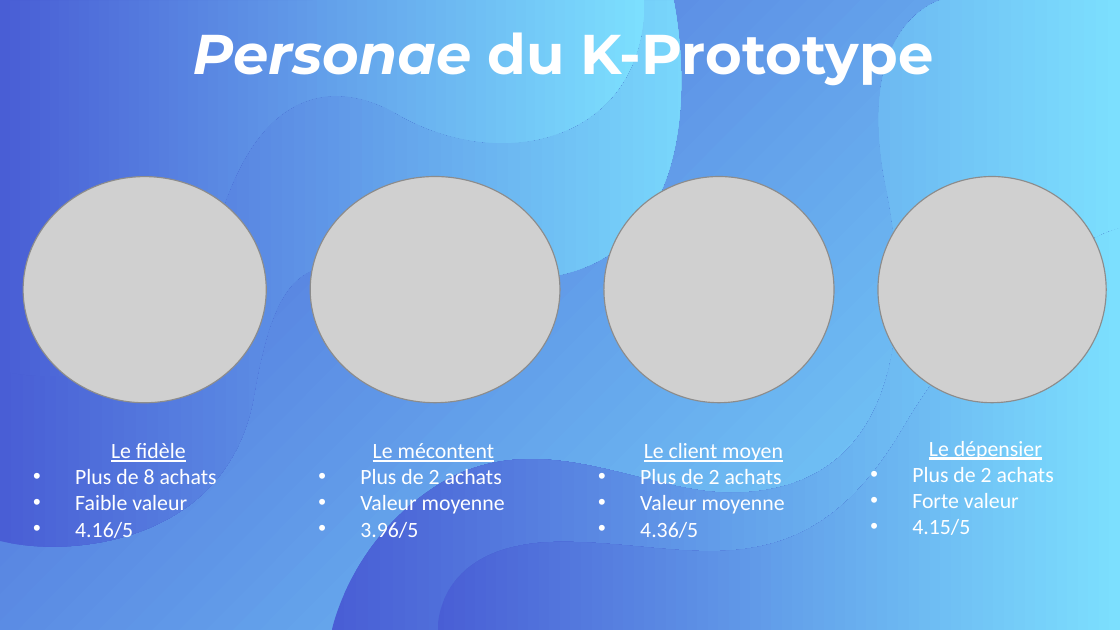
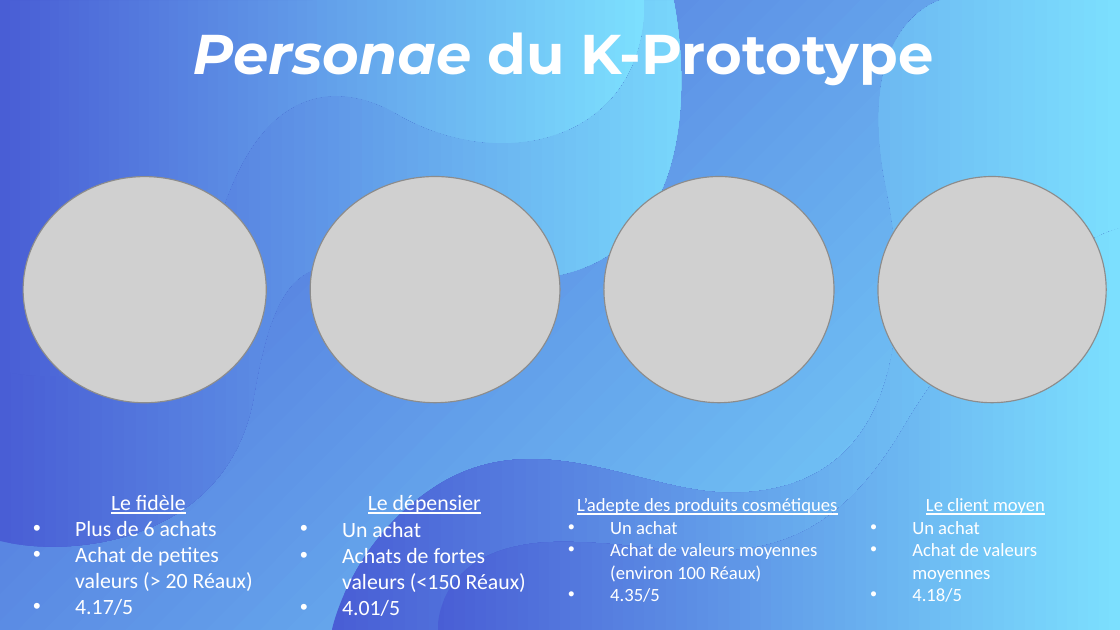
Before and after one commit to Sylvariane/segmentez_les_clients, a slide deck: slide 22 of POlist_03_presentation.pptx. Drawn at 1120x630 pixels with LibreOffice and Linux fonts; fonts in the diff are those of the drawing; grey boxes stand for pictures. Boxes give left, top, right and bottom in pixels: in the first picture for what was removed or moved away, otherwise in the second. Text is boxed around its words. In the diff, an @@ line names an element or a change of style, - is before the commit and + after.

```diff
--- a/POlist_03_presentation.pptx
+++ b/POlist_03_presentation.pptx
@@ subtitle "Le fidèle": place and size @@
-subtitle "Le fidèle" at (75, 443, 217, 538)
+subtitle "Le fidèle" at (75, 495, 253, 615)
@@ text at (342, 492, 526, 616): text changed @@
-Le mécontent
-• Plus de 2 achats
-• Valeur moyenne
-• 3.96/5
+Le dépensier
+• Un achat
+• Achats de fortes valeurs (<150 Réaux)
+• 4.01/5
@@ text at (577, 498, 837, 602): text changed; size 14 to 12 pt @@
-Le client moyen
-• Plus de 2 achats
-• Valeur moyenne
-• 4.36/5
+L’adepte des produits cosmétiques
+• Un achat
+• Achat de valeurs moyennes (environ 100 Réaux)
+• 4.35/5
@@ text at (912, 498, 1045, 602): text changed; size 14 to 12 pt @@
-Le dépensier
-• Plus de 2 achats
-• Forte valeur
-• 4.15/5
+Le client moyen
+• Un achat
+• Achat de valeurs moyennes
+• 4.18/5
@@ subtitle at (75, 521, 253, 615): text changed @@
-• Plus de 8 achats
-• Faible valeur
-• 4.16/5
+• Plus de 6 achats
+• Achat de petites valeurs (> 20 Réaux)
+• 4.17/5
```
Also in this commit, not shown: 22 other slides changed, 9 other files.
